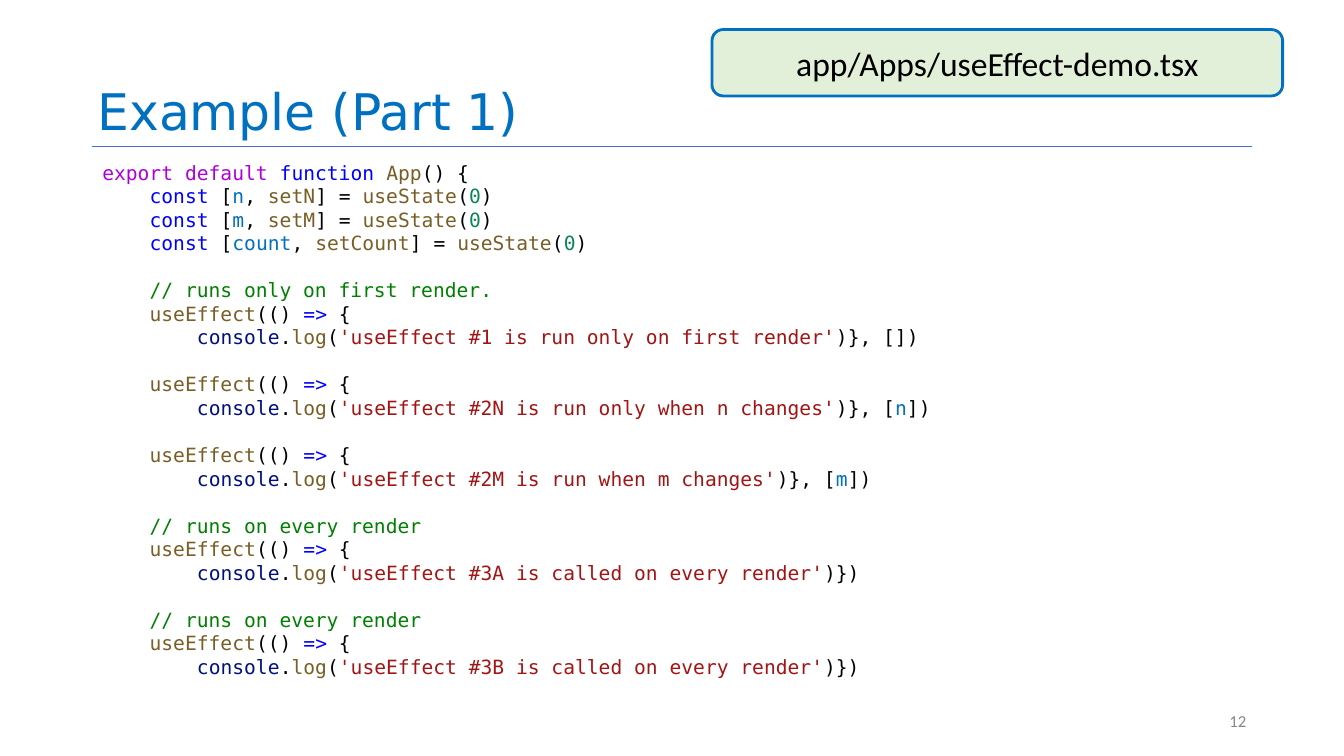
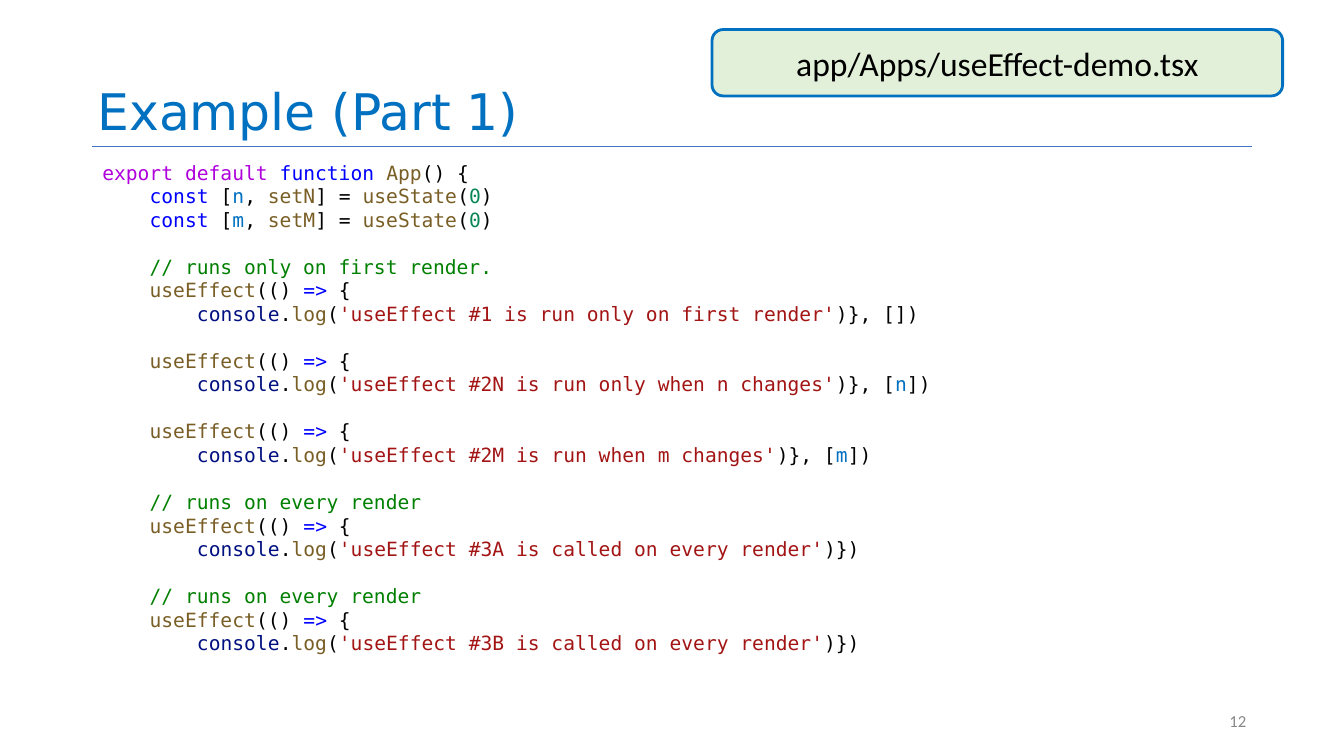
Before and after one commit to neu-se/CS4530-Fall-2023, a slide deck: slide 12 of Slides/Module 08 React Hooks.pptx. Drawn at 1344x756 pixels with LibreOffice and Linux fonts; fonts in the diff are those of the drawing. Boxes give left, top, right and bottom in pixels: in the first picture for what was removed or moved away, otherwise in the second. Text is boxed around its words. In the diff, an @@ line names an element or a change of style, - is before the commit and + after.

Commit message:
update slides, examples, for lecture

```diff
--- a/Slides/Module 08 React Hooks.pptx
+++ b/Slides/Module 08 React Hooks.pptx
@@ text at box(150, 235, 587, 253): paragraph removed @@
-const [count, setCount] = useState(0)
```
Also in this commit, not shown: 11 other slides changed, 4 other files.
